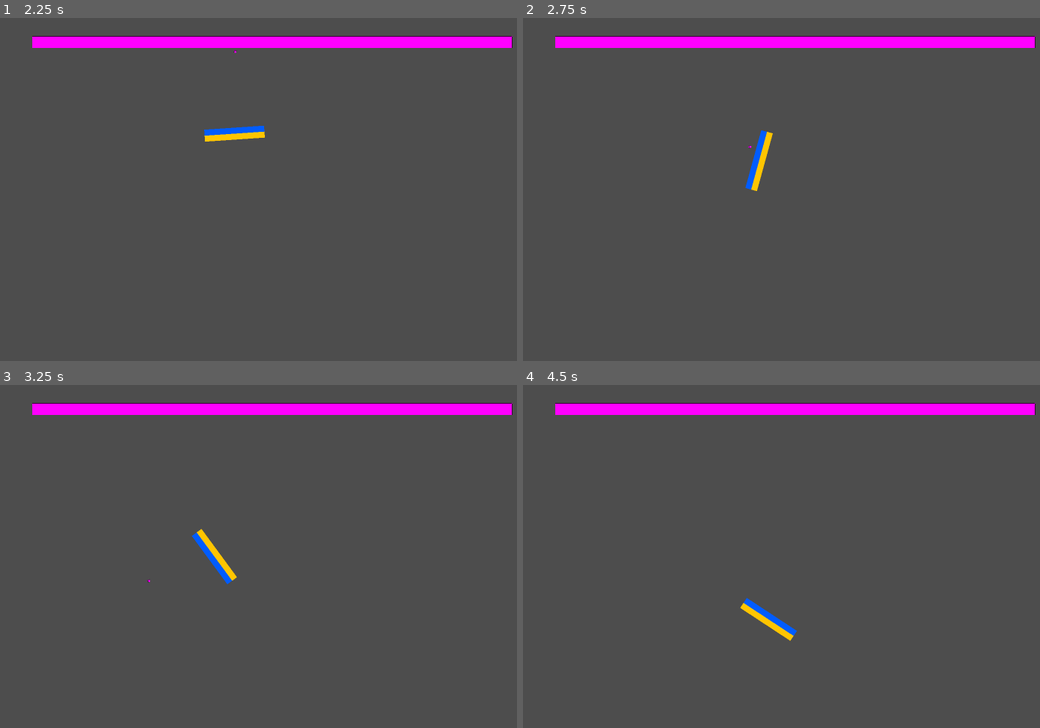
Above: before the commit, frames 1-4 (two rows, left to right).
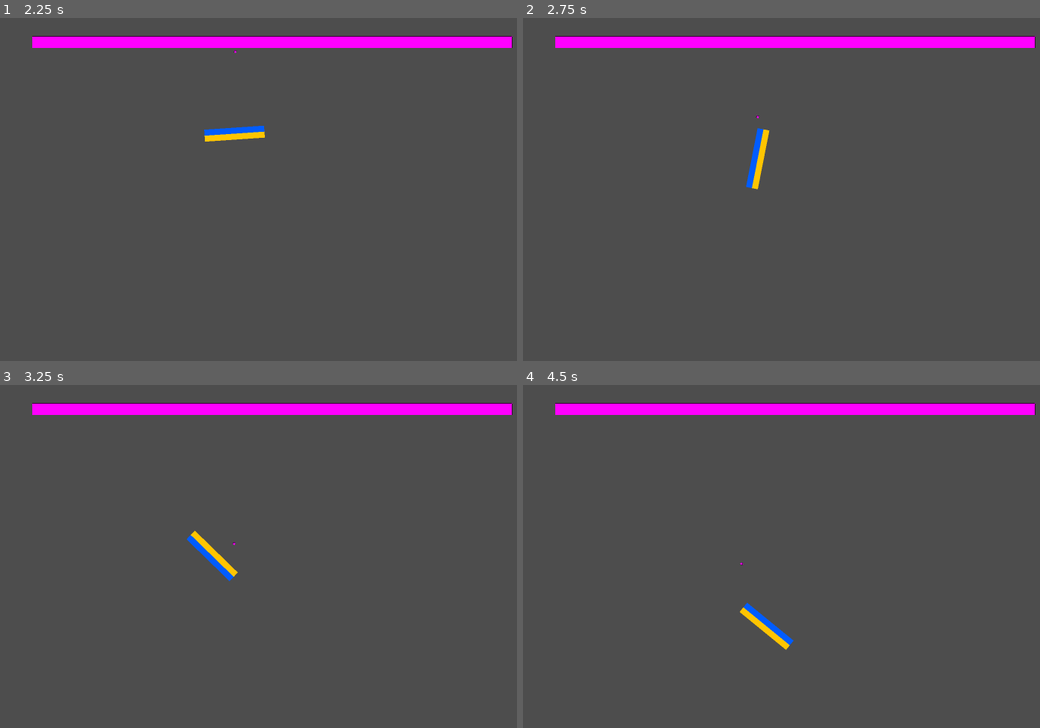
Above: after the commit, the same moments.

Repository: teros0/flappy-drone
Game: Godot game, scene res://scenes/squash.tscn
Same seed, same stepped clock (60 frames per second), same inputs: the game is played once before the commit and once after it. This scene is started directly instead of the project's main scene.
Inputs (mouse positions are in pixels of both pictures, inside the frame that each line leads up to):
- Up to frame 1 (2.25 s): move the mouse to (242, 268) at 0.52 s; hold Up (ui_up) 0.53-2.03 s; tap Space (push) at 0.6, 1.35, 2.1 s; click (242, 268) at 0.67 s; move the mouse to (454, 251) at 1.27 s; move the mouse to (93, 144) at 2.02 s; hold Left (ui_left) from 2.03 s (still down)
- Up to frame 2 (2.75 s): keep holding Left (ui_left)
- Up to frame 3 (3.25 s): keep holding Left (ui_left); move the mouse to (299, 563) at 2.77 s; tap Space (push) at 2.85 s; click (299, 563) at 2.92 s
- Up to frame 4 (4.5 s): move the mouse to (703, 474) at 3.52 s; tap Space (push) at 3.6, 4.35 s; move the mouse to (926, 546) at 4.27 s; release Left (ui_left) at 4.28 s; hold Right (ui_right) from 4.28 s (still down)

Frame 1 is identical in both runs. In frame 2, 0.3% of the frame differs, in the area x 42-49%, y 28-51%; in frame 3, 0.3%; in frame 4, 0.7%, in the area x 41-53%, y 51-78%.

Commit message:
add contact_monitor to the ball

Diff:
--- a/scripts/ball.gd
+++ b/scripts/ball.gd
@@ -1,11 +1,13 @@
 extends RigidBody2D
 
-@export var decay_on_wall_hit: float = 10
+@export var decay_on_wall_hit: float = 0.4
 @export var minimum_speed: float = 0.0
 
 func _ready():
 	# Disable gravity so the ball is fully driven by collisions / impulses
 	gravity_scale = 0.0
+	contact_monitor = true
+	max_contacts_reported = 8
 
 	var world_wrapper := WorldWrapper.new()
 	add_child(world_wrapper)
@@ -22,13 +24,11 @@
 	while i < state.get_contact_count():
 		var collider: Object = state.get_contact_collider_object(i)
 		if collider and collider.is_in_group("squash_wall"):
-			print("here")
 			if decay_on_wall_hit > 0.0:
 				var v: Vector2 = state.linear_velocity
 				var speed: float = v.length()
 				if speed > 0.0:
 					var new_speed: float = max(speed * (1.0 - decay_on_wall_hit), minimum_speed)
-					print(new_speed)
 					if new_speed < speed:
 						state.linear_velocity = v.normalized() * new_speed
 			break
